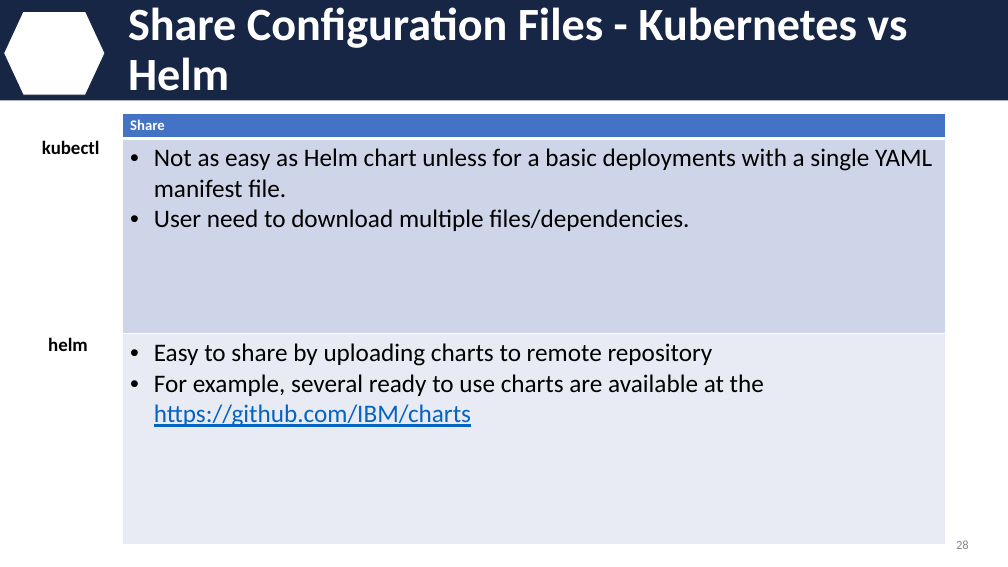
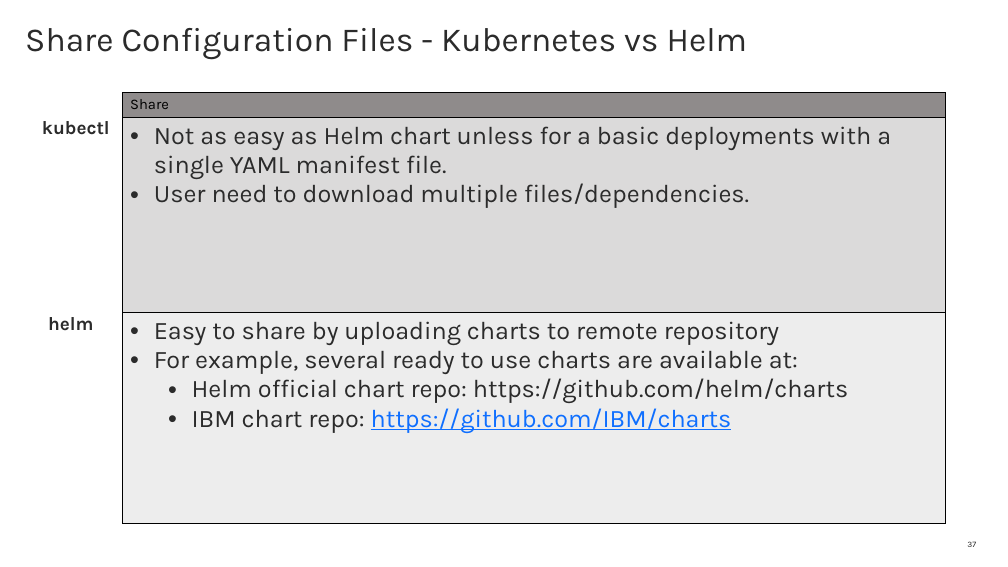
Before and after one commit to IBM/helm101, a slide deck: slide 37 of presentation/Helm.pptx (slide 28 before the commit). Drawn at 1008x567 pixels with LibreOffice and Linux fonts; fonts in the diff are those of the drawing; background and template pictures are left out. Boxes give left, top, right and bottom in pixels: in the first picture for what was removed or moved away, otherwise in the second. Text is boxed around its words. In the diff, an @@ line names an element or a change of style, - is before the commit and + after.

```diff
--- a/presentation/Helm.pptx
+++ b/presentation/Helm.pptx
@@ rectangle removed at <box>0,0,1008,101</box> @@
@@ hexagon removed at <box>4,11,105,95</box> @@
@@ title "Share Configuration Files - Kubernetes ...": place and size @@
-title "Share Configuration Files - Kubernetes ..." at <box>128,7,907,101</box>
+title "Share Configuration Files - Kubernetes ..." at <box>25,28,748,60</box>
@@ title "Share Configuration Files - Kubernetes ..." at <box>25,28,748,60</box>: size 44 to 32 pt, font Calibri to Karla, text colour #FFFFFF to #2B2B2B, bold off; vertical alignment middle to top @@
@@ text "kubectl" at <box>42,121,110,135</box>: font Calibri to Karla, text colour #000000 to #2B2B2B @@
@@ 2 texts, 1 table: place and size @@
-2 texts, 1 table at <box>42,113,945,544</box>
+2 texts, 1 table at <box>42,92,945,523</box>
@@ table at <box>123,92,945,523</box> @@
-row 3, column 1: Easy to share by uploading charts to remote repository / For example, several ready to use charts are available at the https://github.com/IBM/charts
+row 3, column 1: Easy to share by uploading charts to remote repository / For example, several ready to use charts are available at: / Helm official chart repo: https://github.com/helm/charts / IBM chart repo: https://github.com/IBM/charts
@@ fill #4472C4 to #8F8B8B in row 1, column 1 @@
@@ fill #CFD5EA to #DBDADA in row 2, column 1 @@
@@ fill #E9EBF5 to #EEEEEE in row 3, column 1 @@
@@ font Calibri to Karla in "Share", "Not as easy as Helm chart unless ...", "User need to download multiple files/dependencies." @@
@@ text colour #FFFFFF to #000000, bold off in "Share" @@
@@ text colour #000000 to #2B2B2B in "Not as easy as Helm chart unless ...", "User need to download multiple files/dependencies." @@
@@ borders changed @@
@@ text "helm" at <box>48,317,93,330</box>: font Calibri to Karla, text colour #000000 to #2B2B2B @@
@@ page number at <box>967,541,976,547</box>: text changed; size 12 to 8 pt; font Calibri to Karla; text colour #8C8C8C to #2B2B2B @@
-28
+37
```
Also in this commit, not shown: 40 other slides changed, 9 slides added, 3 slides removed.
